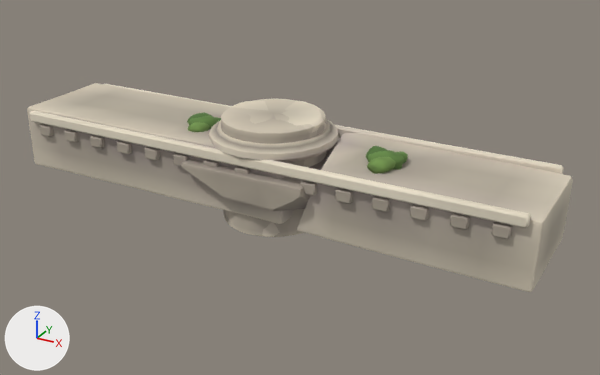
The glTF model public/models/pr_ruin.glb: old version first, new version second.
One viewpoint serves both versions: a 50 mm lens placed at (4.12, -6.94, 3.29), pointed at (0.28, 0.05, -0.21). Arrows for +X, +Y and +Z are at lower left; the lights stay in place. The picture after the commit comes second. Vertices at exactly the same position are counted once.

The first picture shows 'PR_ruin__base', 'PR_ruin__drumA', 'PR_ruin__drumB', 'PR_ruin__drumC', 'PR_ruin__lintel'.
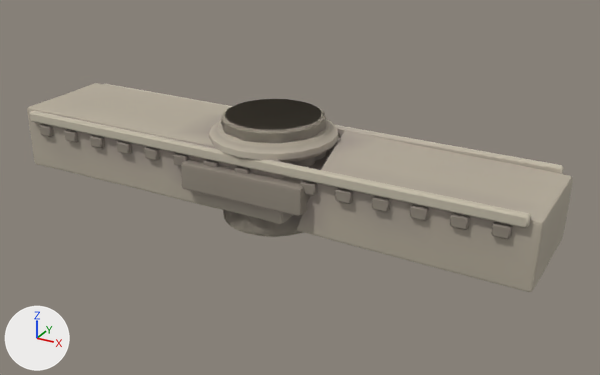
Edits to the bpy script that builds the scene:
```text
Change me_pr_ruin__base:
    remove me_pr_ruin__base.from_pydata(...)  # 219 vertices, 430 faces; spans x -0.704..0.706, y -0.703..0.704, z -0.154..0.45
    add me_pr_ruin__base.from_pydata(...)  # 214 vertices, 420 faces; spans x -0.704..0.706, y -0.703..0.704, z -0.154..0.45
    me_pr_ruin__base part 1
    22 vertices are removed from x -0.702..0.701, y -0.702..-0.307, z -0.152..0.108
    66 faces are deleted
    17 vertices are added at x -0.699..0.697, y -0.7..-0.664, z -0.151..-0.114
    56 new faces join them
    me_pr_ruin__base part 2: 338 kept faces spanning x -0.704..0.706, y -0.703..0.704, z -0.154..0.45 get new vertex colours; the middle colour goes from grey #aba093 to grey #a3988f
Change me_pr_ruin__druma:
    remove me_pr_ruin__druma.from_pydata(...)  # 249 vertices, 494 faces; spans x -0.554..0.55, y -0.549..0.55, z -0.58..0.579
    add me_pr_ruin__druma.from_pydata(...)  # 362 vertices, 720 faces; spans x -0.55..0.55, y -0.55..0.55, z -0.575..0.575
    me_pr_ruin__druma part 3: 1 vertex moved within x 0.477, y -0.243, z 0.5; 209 vertices removed from x -0.554..0.545, y -0.549..0.545, z -0.58..0.579; 322 vertices added at x -0.55..0.543, y -0.55..0.549, z -0.575..0.575
    me_pr_ruin__druma part 4: 3 kept faces spanning x -0.346..0.0, y -0.396..0.545, z -0.575..0.575 get new vertex colours
Change me_pr_ruin__drumb:
    remove me_pr_ruin__drumb.from_pydata(...)  # 757 vertices, 1462 faces; spans x -0.55..0.62, y -0.554..0.718, z -0.581..0.58
    add me_pr_ruin__drumb.from_pydata(...)  # 362 vertices, 720 faces; spans x -0.55..0.55, y -0.55..0.55, z -0.575..0.575
    me_pr_ruin__drumb part 5: 4 vertices moved within x -0.477..0.538, y -0.243..0.378, z -0.55..0.5; 225 vertices removed from x -0.545..0.549, y -0.554..0.541, z -0.581..0.58; 334 vertices added at x -0.543..0.55, y -0.55..0.549, z -0.575..0.575
    other edits to the shape of me_pr_ruin__drumb do not show in these pictures
    remove me_pr_ruin__drumb.materials.append(mat_pr_paint)
Change me_pr_ruin__drumc:
    remove me_pr_ruin__drumc.from_pydata(...)  # 250 vertices, 496 faces; spans x -0.549..0.544, y -0.546..0.552, z -0.578..0.581
    add me_pr_ruin__drumc.from_pydata(...)  # 362 vertices, 720 faces; spans x -0.55..0.55, y -0.55..0.55, z -0.575..0.575
    me_pr_ruin__drumc part 6: 1 vertex moved within x -0.538, y -0.085, z -0.55; 223 vertices removed from x -0.549..0.544, y -0.546..0.552, z -0.578..0.581; 335 vertices added at x -0.55..0.55, y -0.55..0.55, z -0.575..0.575
Change me_pr_ruin__lintel:
    remove me_pr_ruin__lintel.from_pydata(...)  # 1927 vertices, 3662 faces; spans x -2.91..2.91, y -0.64..0.64, z -0.42..0.44
    add me_pr_ruin__lintel.from_pydata(...)  # 1249 vertices, 2370 faces; spans x -2.91..2.91, y -0.64..0.64, z -0.42..0.36
    me_pr_ruin__lintel part 7: 16 loose pieces with 672 vertices, spanning x -1.04..1.47, y -0.37..0.4, z 0.25..0.44, are deleted
    me_pr_ruin__lintel part 8: 10 vertices removed from x 0.28..0.43, y -0.58..-0.5, z 0.14..0.35; 8 vertices added at x 0.37..0.43, y -0.58..-0.54, z 0.2..0.35
    me_pr_ruin__lintel part 9: 1 vertex moved from x 2.89, y 0.5, z -0.39 to x 2.89, y 0.53, z -0.39; 8 vertices removed from x 2.71..2.89, y 0.48..0.58, z -0.42..-0.33; 6 vertices added at x 2.85..2.88, y 0.53..0.57, z -0.42..-0.39
    me_pr_ruin__lintel part 10: 7 vertices removed from x 0.5..0.72, y 0.43..0.58, z 0.17..0.32; 7 vertices added at x 0.51..0.56, y 0.54..0.58, z 0.23..0.33
    me_pr_ruin__lintel part 11: 2246 kept faces spanning x -2.91..2.91, y -0.64..0.64, z -0.42..0.36 get new vertex colours; the middle colour goes from grey #a69b8f to grey #8a8177
    other edits to the shape of me_pr_ruin__lintel do not show in these pictures
    remove me_pr_ruin__lintel.materials.append(mat_pr_paint)
```

Changed parts and their boxes [x1, y1, x2, y2] in the pictures (600 x 375 px; the box of a moved part takes in the faces that stretch with it):
'PR_ruin__base', reshaped
    before: [181, 119, 339, 211]
    after: [181, 119, 339, 216]
'PR_ruin__drumA', reshaped
    before: [223, 99, 326, 236]
    after: [221, 99, 326, 237]
part 1 of me_pr_ruin__base, moved or reshaped
    before: [181, 166, 310, 211]
    after: [181, 166, 310, 216]
part 2 of me_pr_ruin__base, recoloured
    both: [181, 119, 339, 192]
part 3 of me_pr_ruin__druma, moved or reshaped
    before: [223, 99, 326, 236]
    after: [221, 99, 326, 237]
part 4 of me_pr_ruin__druma, recoloured
    before: [250, 113, 273, 117]
    after: [227, 114, 266, 120]
part 5 of me_pr_ruin__drumb, moved or reshaped (not visible afterwards)
    before: [221, 100, 326, 237]
part 6 of me_pr_ruin__drumc, moved or reshaped (not visible afterwards)
    before: [228, 100, 326, 237]
part 7 of me_pr_ruin__lintel, deleted
    before: [187, 112, 408, 174]
part 8 of me_pr_ruin__lintel, moved or reshaped
    before: [250, 162, 286, 178]
    after: [265, 158, 287, 178]
part 9 of me_pr_ruin__lintel, moved or reshaped
    both: [553, 222, 566, 254]
part 10 of me_pr_ruin__lintel, moved or reshaped
    before: [338, 133, 383, 148]
    after: [338, 130, 380, 142]
part 11 of me_pr_ruin__lintel, recoloured
    both: [27, 83, 573, 292]
